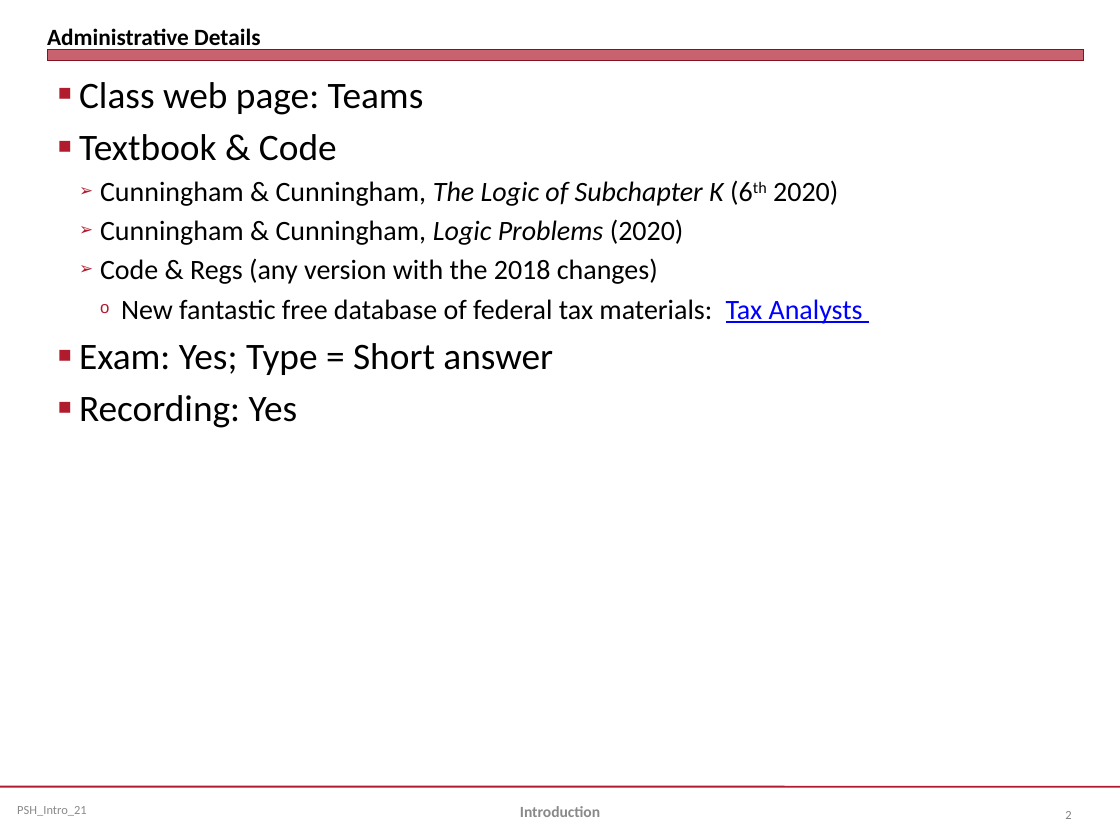
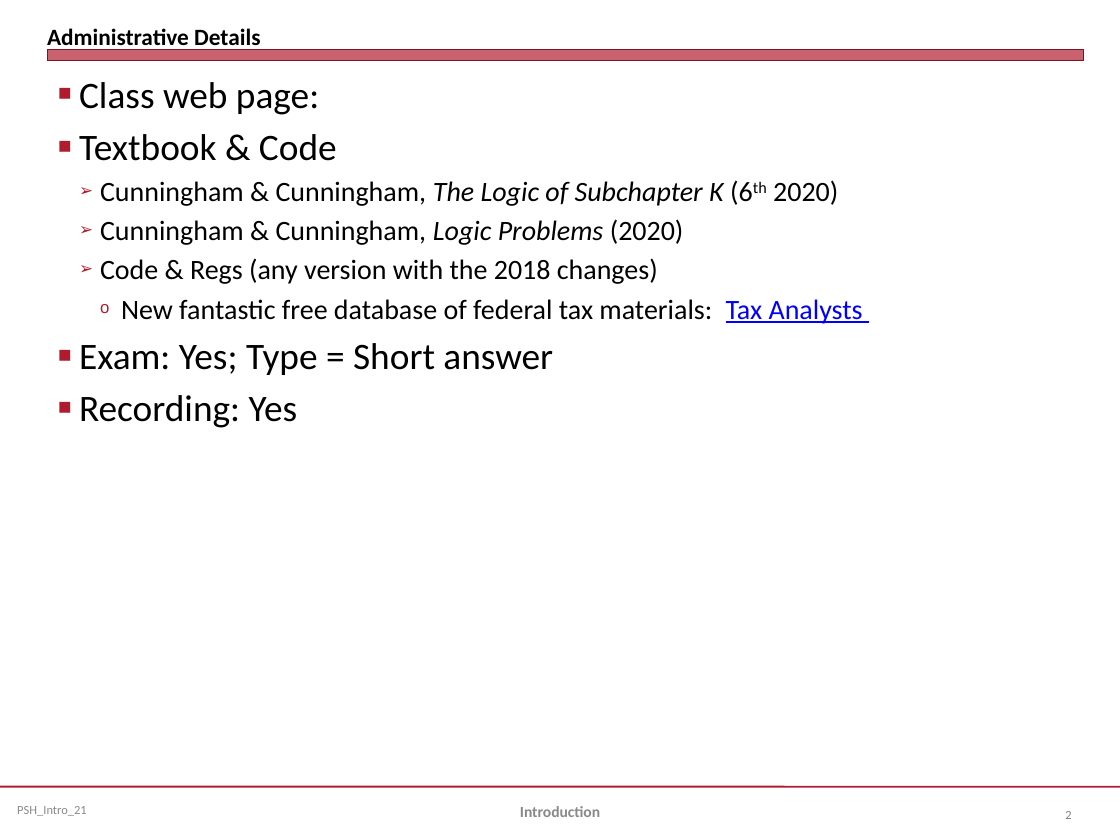
Before and after one commit to jmc877/Partnership-Tax, a slide deck: slide 2 of slides/PSH_Introduction_21.pptx. Drawn at 1120x840 pixels with LibreOffice and Linux fonts; fonts in the diff are those of the drawing. Boxes give left, top, right and bottom in pixels: in the first picture for what was removed or moved away, otherwise in the second. Text is boxed around its words. In the diff, an @@ line names an element or a change of style, - is before the commit and + after.

```diff
--- a/slides/PSH_Introduction_21.pptx
+++ b/slides/PSH_Introduction_21.pptx
@@ text at <box>79,82,319,115</box>: text changed @@
-■ Class web page: Teams
+■ Class web page:
```
Also in this commit, not shown: 1 other slide changed, 2 other files.
